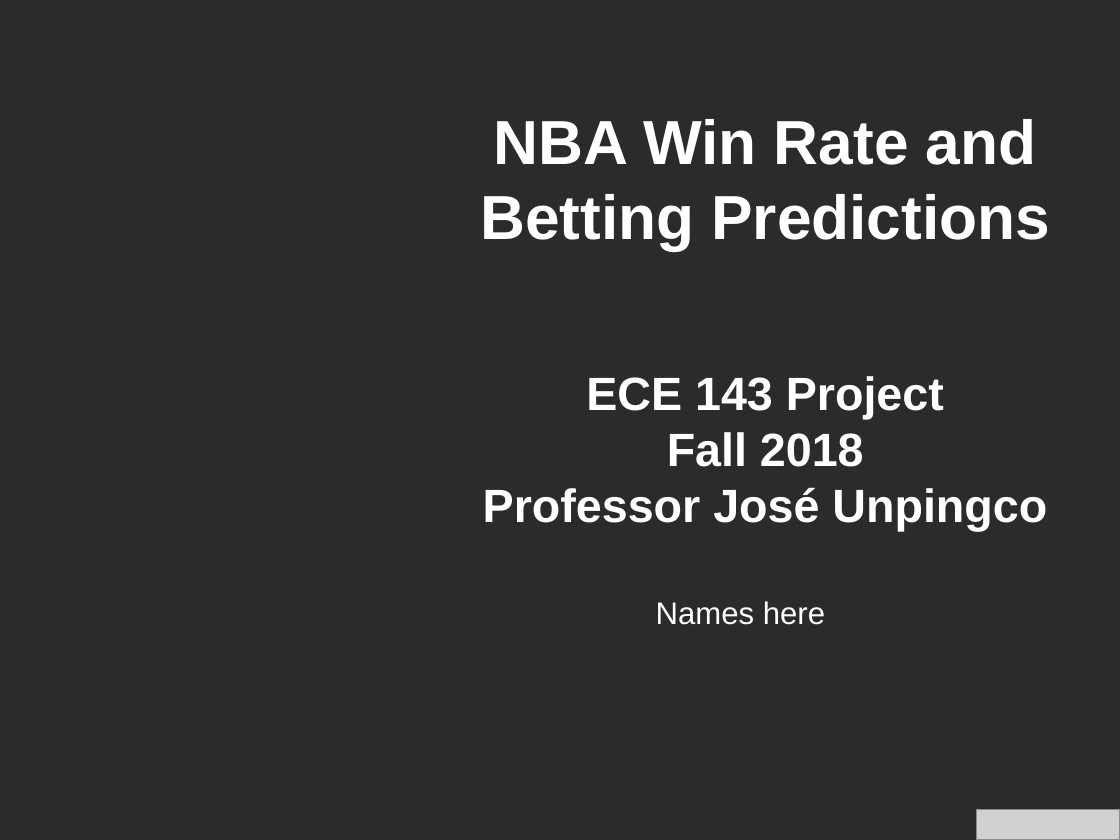
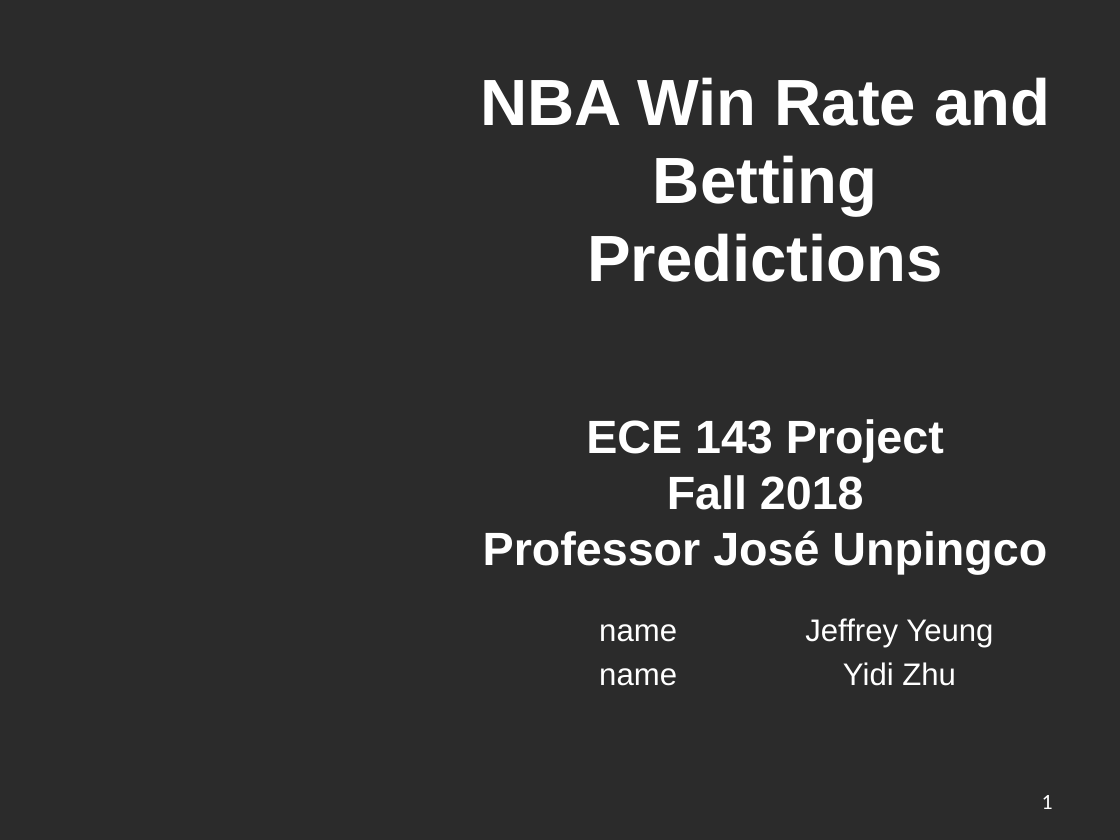
Before and after one commit to ickletsmulet/ECE-143-Group-19, a slide deck: slide 1 of Presentation.pptx. Drawn at 1120x840 pixels with LibreOffice and Linux fonts; fonts in the diff are those of the drawing; grey boxes stand for pictures; background and template pictures are left out; a plain dark background stands for a picture behind light text. Boxes give left, top, right and bottom in pixels: in the first picture for what was removed or moved away, otherwise in the second. Text is boxed around its words. In the diff, an @@ line names an element or a change of style, - is before the commit and + after.

```diff
--- a/Presentation.pptx
+++ b/Presentation.pptx
@@ title "NBA Win Rate and Betting ..." at (480,77,1050,574): size 40 to 42 pt in "NBA Win Rate and Betting Predictions" @@
@@ text added at (599,624,677,686), 20 pt, text #FFFFFF @@
+name
+name
@@ subtitle at (805,618,993,686): text changed @@
-Names here
+Jeffrey Yeung
+Yidi Zhu
@@ picture removed at (977,809,1120,840) @@
@@ page number added at (1042,795,1053,809), 14 pt, text #FFFFFF @@
+1
```
Also in this commit, not shown: 5 other slides changed, 6 slides added, 1 slide removed.
